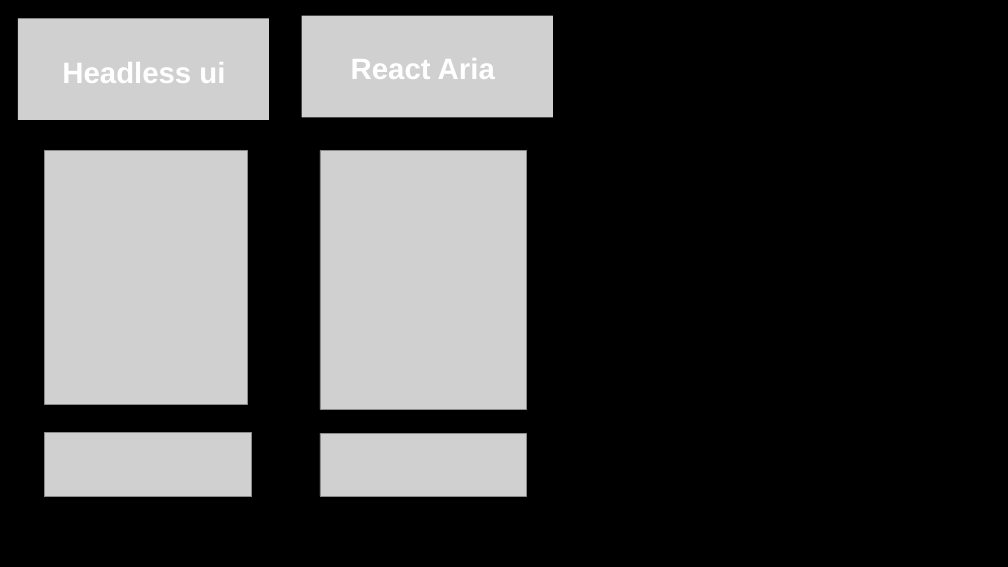
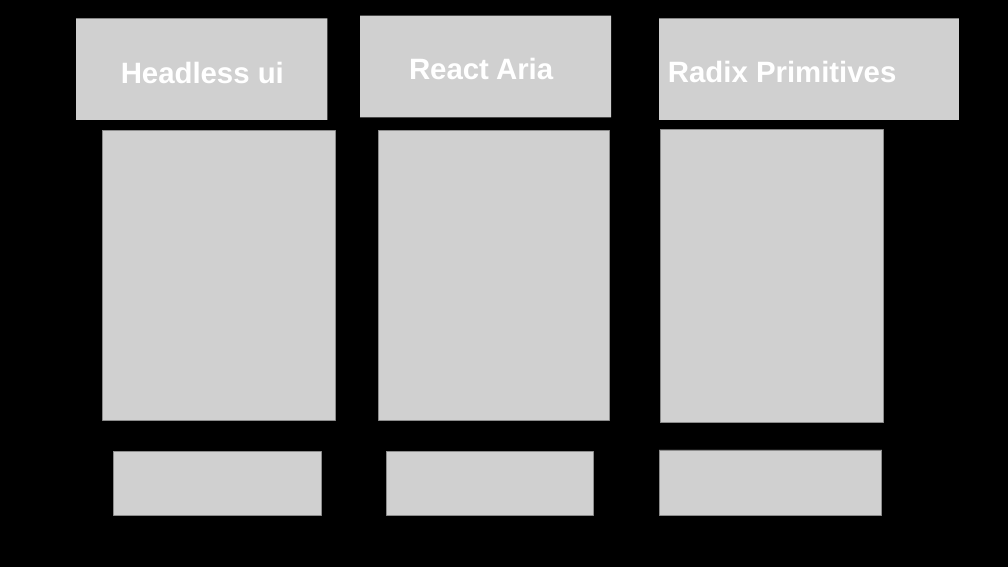
Before and after one commit to lanhanh259/unstyled-ui, a slide deck: slide 8 of unstyled component.pptx. Drawn at 1008x567 pixels with LibreOffice and Linux fonts; fonts in the diff are those of the drawing; grey boxes stand for pictures. Boxes give left, top, right and bottom in pixels: in the first picture for what was removed or moved away, otherwise in the second. Text is boxed around its words. In the diff, an @@ line names an element or a change of style, - is before the commit and + after.

```diff
--- a/unstyled component.pptx
+++ b/unstyled component.pptx
@@ picture added at bbox=[659, 18, 959, 119] @@
@@ 2 pictures, 2 texts: place and size @@
-2 pictures, 2 texts at bbox=[18, 16, 553, 119]
+2 pictures, 2 texts at bbox=[76, 16, 611, 119]
@@ text added at bbox=[668, 61, 896, 82], 28 pt, text #FFFFFF, bold @@
+Radix Primitives
@@ picture: place and size @@
-picture at bbox=[45, 150, 248, 404]
+picture at bbox=[103, 130, 335, 420]
@@ picture: place and size @@
-picture at bbox=[320, 150, 526, 410]
+picture at bbox=[378, 130, 609, 420]
@@ picture added at bbox=[661, 129, 884, 423] @@
@@ picture: place and size @@
-picture at bbox=[44, 433, 252, 496]
+picture at bbox=[113, 451, 321, 515]
@@ picture: place and size @@
-picture at bbox=[320, 433, 526, 497]
+picture at bbox=[386, 452, 593, 516]
@@ picture added at bbox=[659, 450, 882, 515] @@
```
Also in this commit, not shown: 1 other slide changed, 4 slides added, 1 slide removed, 11 other files.
